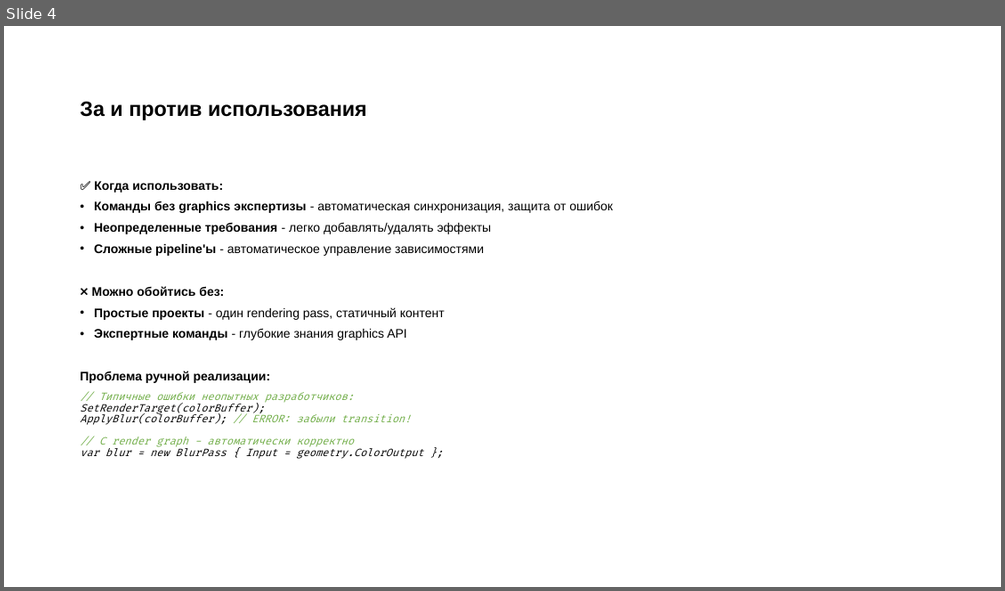
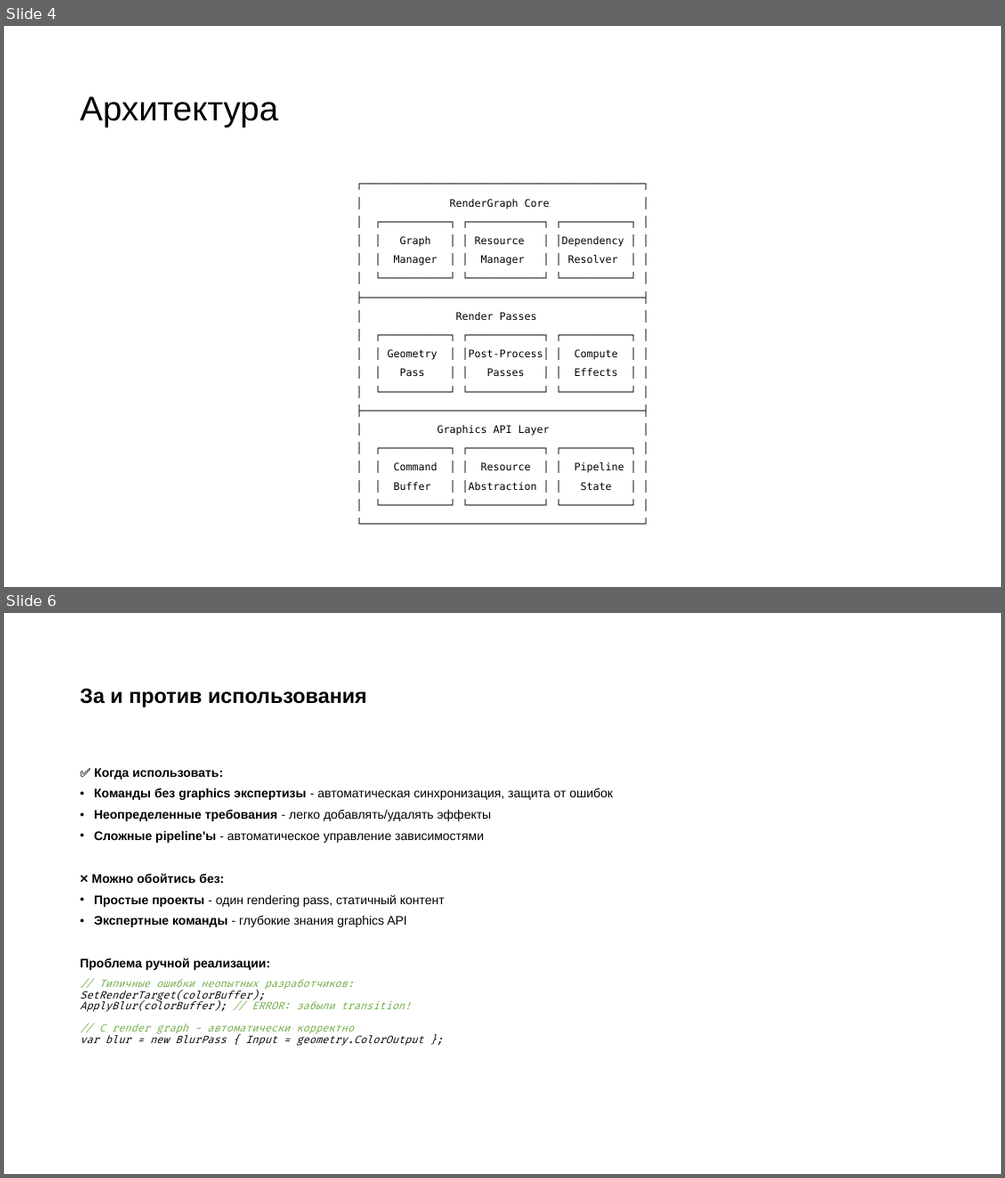
Before and after one commit to Plasmat1x/RenderGraph, a slide deck: doc/Presentation/RenderGraph.pptx. Shown one above the other, each under a label of ours: slide 4 before the commit, slides 4 and 6 after it; the slides between them are not shown. The pictures are 1005x591 and 1005x1178 pixels, drawn with LibreOffice and Linux fonts; fonts in the diff are those of the drawing. Boxes give left, top, right and bottom in pixels: in the first picture for what was removed or moved away, otherwise in the second. Text is boxed around its words. In the diff, an @@ line names an element or a change of style, - is before the commit and + after.

```diff
--- a/doc/Presentation/RenderGraph.pptx
+++ b/doc/Presentation/RenderGraph.pptx
@@ slide 4 added at [4,26,1001,587], background #FFFFFF @@
@@ title added at [80,96,278,127], 33 pt, text #000000 @@
+Архитектура
@@ text added at [388,199,624,490], 10 pt, text #000000 @@
+┌─────────────────────────────────────────────┐
+│ RenderGraph Core │
+│ ┌───────────┐ ┌────────────┐ ┌───────────┐ │
+│ │ Graph │ │ Resource │ │Dependency │ │
+│ │ Manager │ │ Manager │ │ Resolver │ │
+│ └───────────┘ └────────────┘ └───────────┘ │
+├─────────────────────────────────────────────┤
+│ Render Passes │
+│ ┌───────────┐ ┌────────────┐ ┌───────────┐ │
+│ │ Geometry │ │Post-Process│ │ Compute │ │
+│ │ Pass │ │ Passes │ │ Effects │ │
+│ └───────────┘ └────────────┘ └───────────┘ │
+├─────────────────────────────────────────────┤
+│ Graphics API Layer │
+│ ┌───────────┐ ┌────────────┐ ┌───────────┐ │
+│ │ Command │ │ Resource │ │ Pipeline │ │
+│ │ Buffer │ │Abstraction │ │ State │ │
+│ └───────────┘ └────────────┘ └───────────┘ │
+└─────────────────────────────────────────────┘
@@ what was slide 4 is now slide 6 @@
```
Also in this commit, not shown: 3 slides changed, 1 other slide added, 1 other file.
